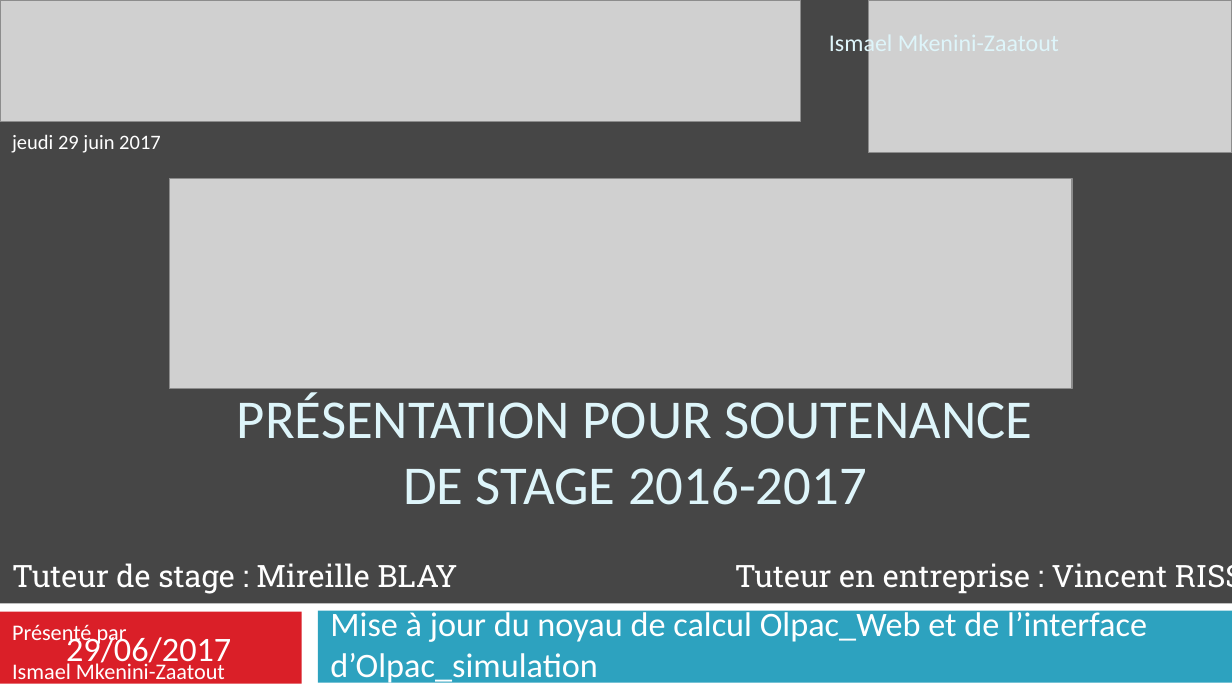
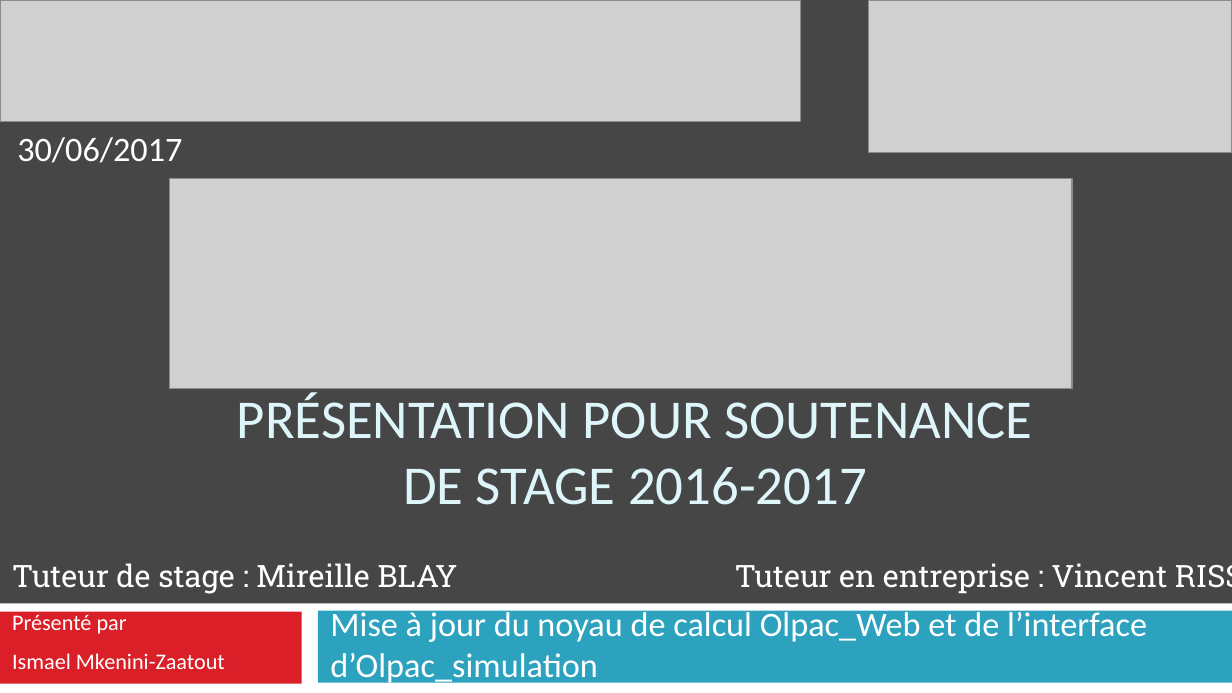
Before and after one commit to MkeniniZaatout/Projet-Stage, a slide deck: slide 1 of doc/Présentation pour SOUTENANCE DE STAGE 2016-2017.pptx. Drawn at 1232x693 pixels with LibreOffice and Linux fonts; fonts in the diff are those of the drawing; grey boxes stand for pictures. Boxes give left, top, right and bottom in pixels: in the first picture for what was removed or moved away, otherwise in the second. Text is boxed around its words. In the diff, an @@ line names an element or a change of style, - is before the commit and + after.

```diff
--- a/doc/Présentation pour SOUTENANCE DE STAGE 2016-2017.pptx
+++ b/doc/Présentation pour SOUTENANCE DE STAGE 2016-2017.pptx
@@ text removed at box(829, 31, 892, 58) @@
-Ismael Mkenini-Zaatout
@@ text removed at box(12, 134, 161, 153) @@
-jeudi 29 juin 2017
@@ text at box(17, 137, 182, 163): text changed @@
-29/06/2017
+30/06/2017
@@ text "Présenté par": place and size @@
-text "Présenté par" at box(12, 624, 225, 685)
+text "Présenté par" at box(12, 611, 225, 669)
```
Also in this commit, not shown: 7 other slides changed, 1 other file.
